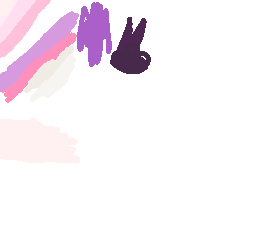
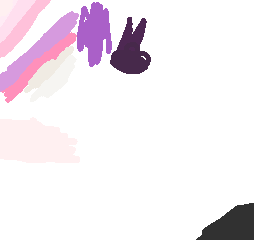
Comparing the layer stacks of the two 254 × 240 images. Changes:
painted on "Paint Layer 1" over [196, 203, 254, 240]
